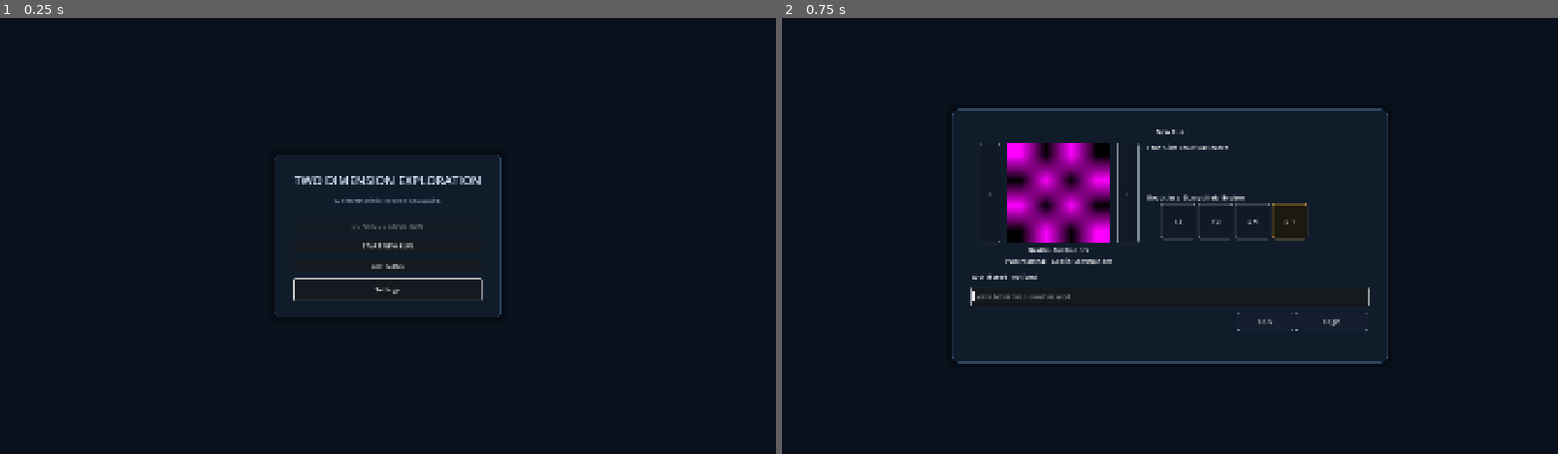
Above: before the commit, frames 1-2 (left to right).
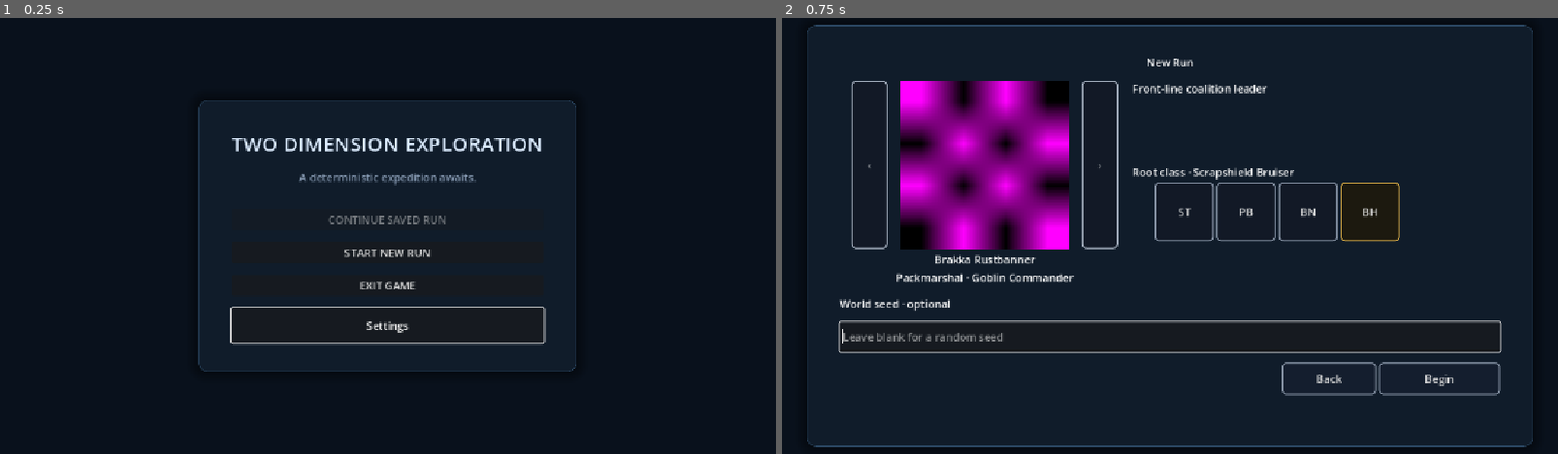
Above: after the commit, the same moments.

Repository: Poostaq/two-dimensional-experiment
Game: Godot game, scene res://Scenes/world_run_start.tscn
Two runs of this game, one before a commit and one after it. Both use one fixed random seed, a clock stepped at 60 frames per second and the inputs below. The engine's default icon, where the game draws it, is replaced by a stand-in: a white triangle on a blue panel in a dark square.
Inputs:
- Up to frame 1 (0.25 s): no input
- Up to frame 2 (0.75 s): click "START NEW RUN" at 0.5 s

The runs differ from the first frame. In frame 1, 3.0% of the frame differs, in the area x 25-75%, y 18-82%; in frame 2, 16%, in the area x 3-97%, y 1-99%.

Commit message:
fix: preserve responsive viewport basis

Diff:
--- a/project.godot
+++ b/project.godot
@@ -21,8 +21,6 @@
 
 [display]
 
-window/size/viewport_width=1920
-window/size/viewport_height=1080
 window/size/window_width_override=1920
 window/size/window_height_override=1080
 window/size/mode=0
